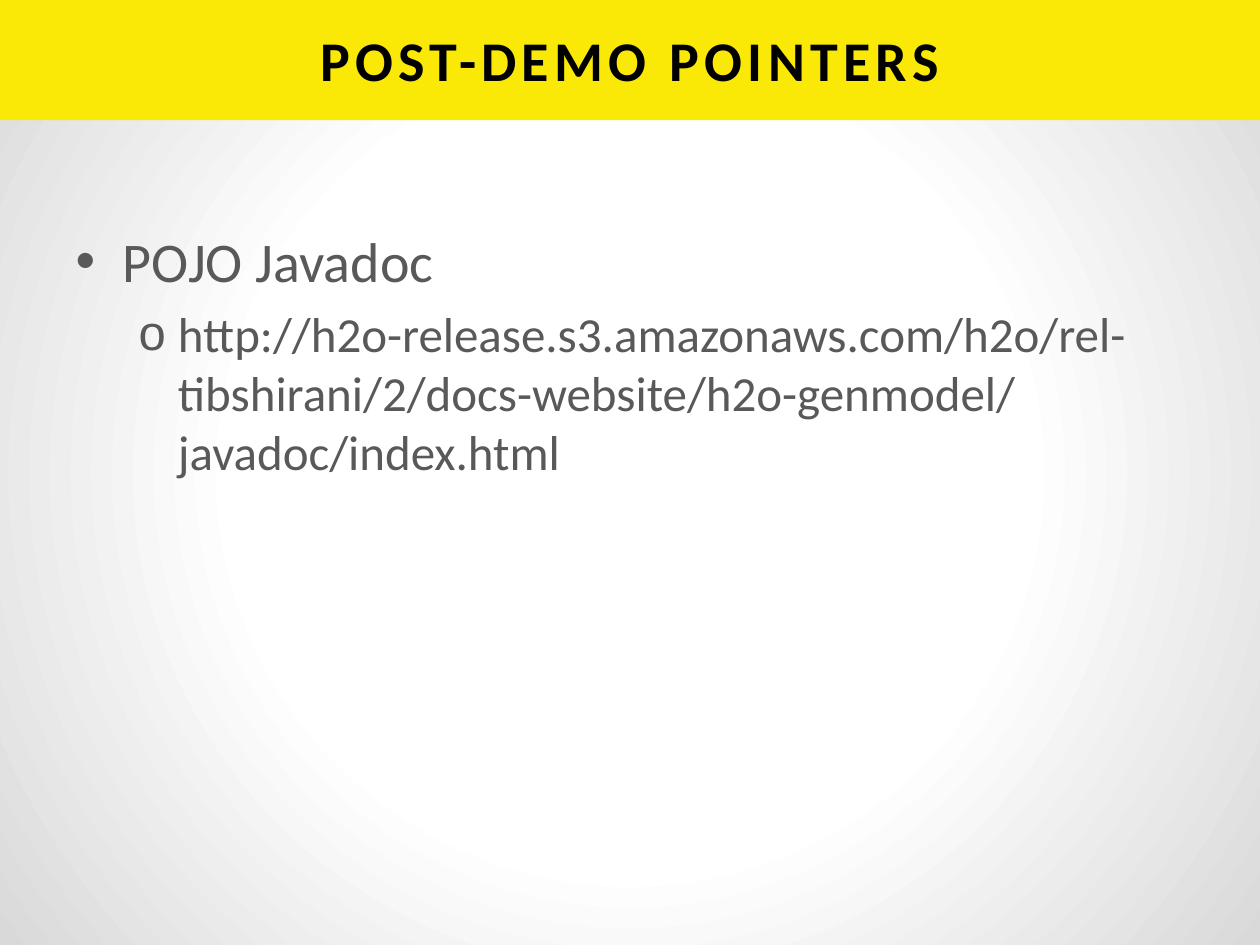
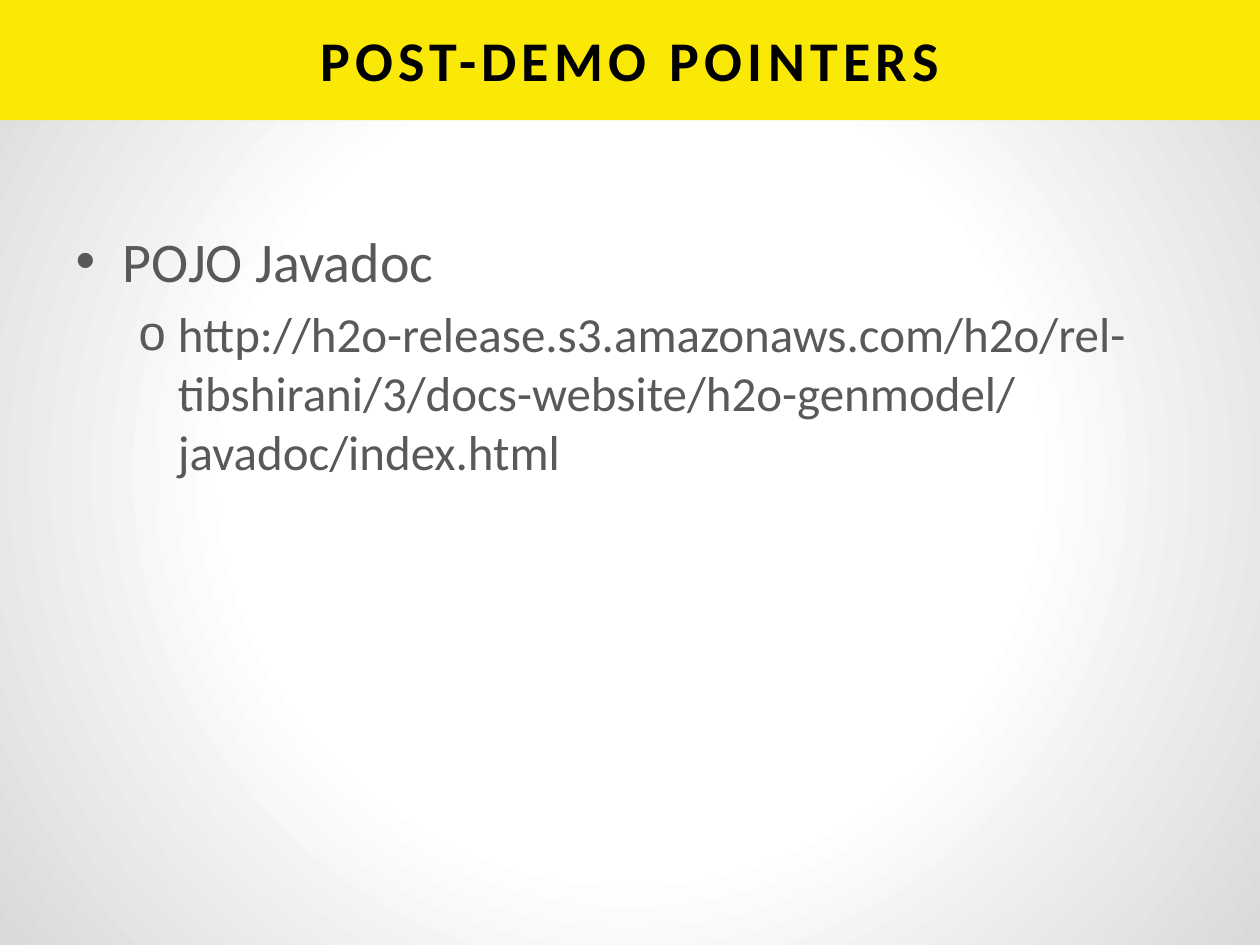
Before and after one commit to h2oai/h2o-tutorials, a slide deck: slide 16 of tutorials/building-a-smarter-application/BuildingASmarterApplication.pptx (slide 15 before the commit). Drawn at 1260x945 pixels with LibreOffice and Linux fonts; fonts in the diff are those of the drawing; background and template pictures are left out. Boxes give left, top, right and bottom in pixels: in the first picture for what was removed or moved away, otherwise in the second. Text is boxed around its words. In the diff, an @@ line names an element or a change of style, - is before the commit and + after.

```diff
--- a/tutorials/building-a-smarter-application/BuildingASmarterApplication.pptx
+++ b/tutorials/building-a-smarter-application/BuildingASmarterApplication.pptx
@@ text at box(178, 318, 1125, 479): text changed @@
-  o http://h2o-release.s3.amazonaws.com/h2o/rel-tibshirani/2/docs-website/h2o-genmodel/javadoc/index.html
+  o http://h2o-release.s3.amazonaws.com/h2o/rel-tibshirani/3/docs-website/h2o-genmodel/javadoc/index.html
```
Also in this commit, not shown: 2 other slides changed, 1 slide added, 1 other file.
